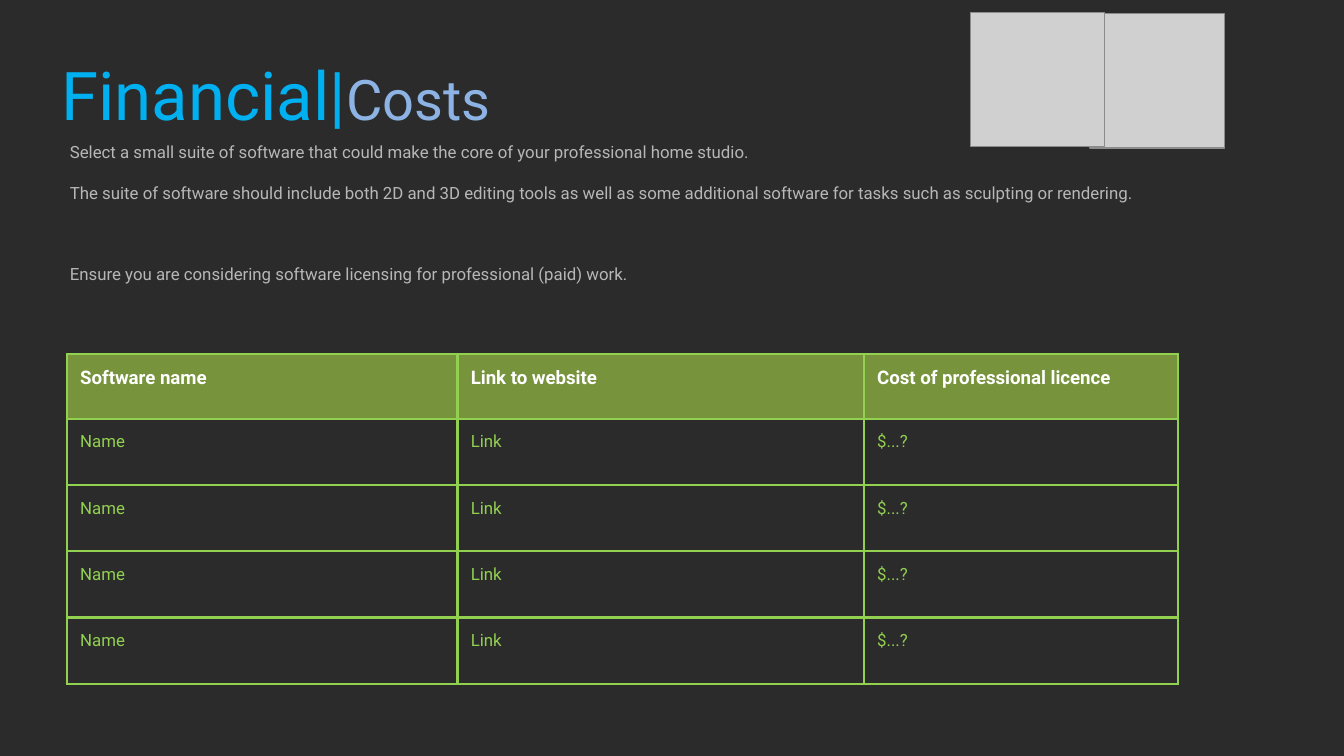
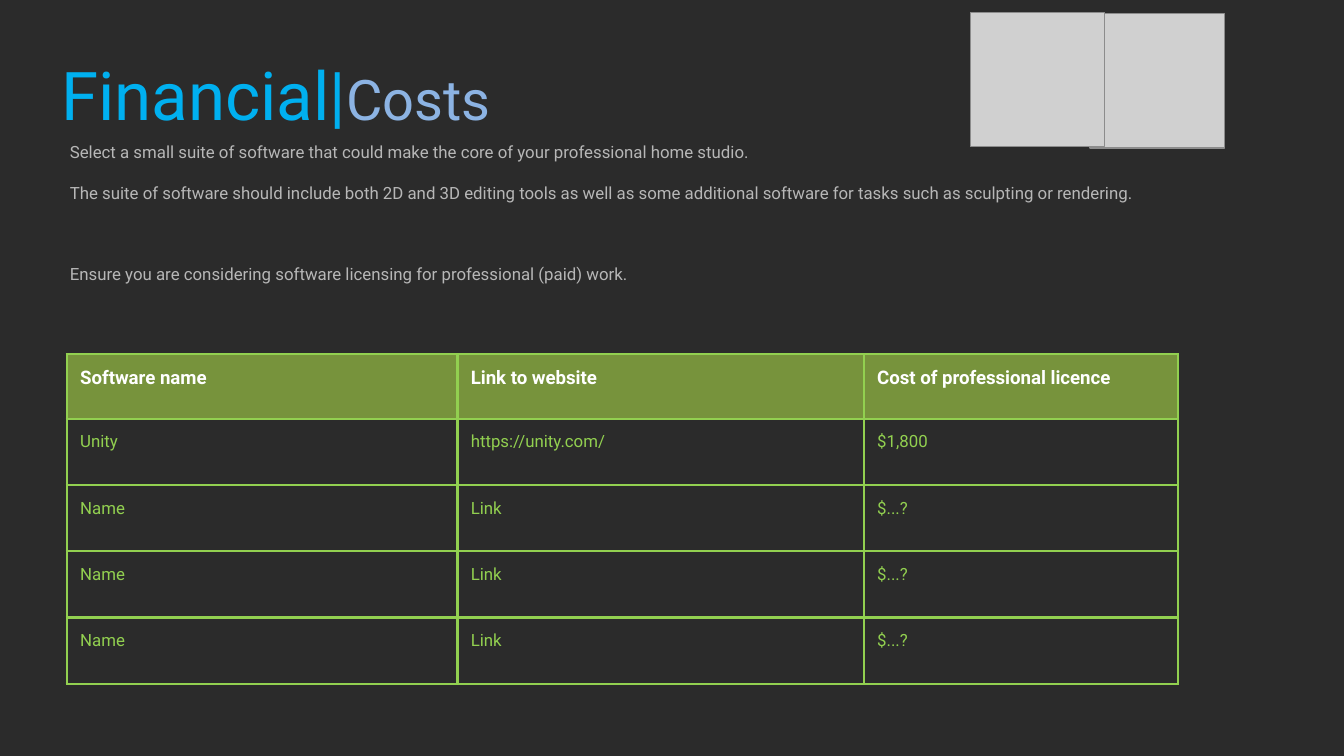
Before and after one commit to Ryszarder/ProfessionalStudies, a slide deck: slide 29 of 2021_Professional_Studies_1_BlakePeck.pptx. Drawn at 1344x756 pixels with LibreOffice and Linux fonts; fonts in the diff are those of the drawing; grey boxes stand for pictures; background and template pictures are left out; a plain dark background stands for a picture behind light text. Boxes give left, top, right and bottom in pixels: in the first picture for what was removed or moved away, otherwise in the second. Text is boxed around its words. In the diff, an @@ line names an element or a change of style, - is before the commit and + after.

Commit message:
work on slide 29

```diff
--- a/2021_Professional_Studies_1_BlakePeck.pptx
+++ b/2021_Professional_Studies_1_BlakePeck.pptx
@@ table at [67, 355, 1179, 685] @@
+row 2: Unity | https://unity.com/ | $1,800
-row 5: Name | Link | $...?
```
